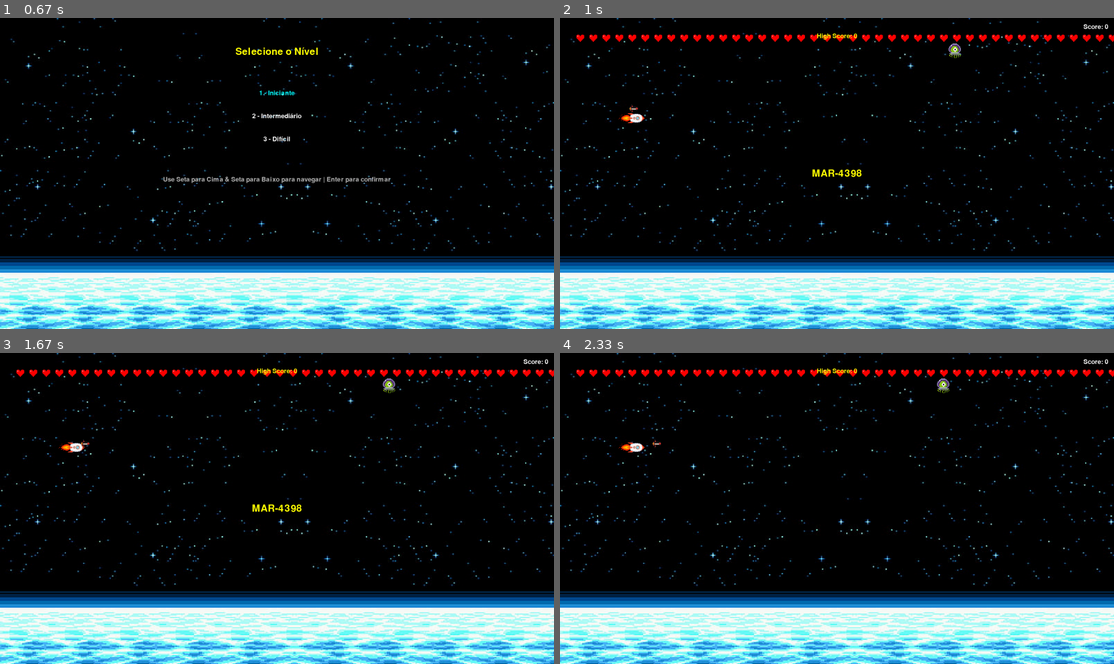
Above: before the commit, frames 1-4 (two rows, left to right).
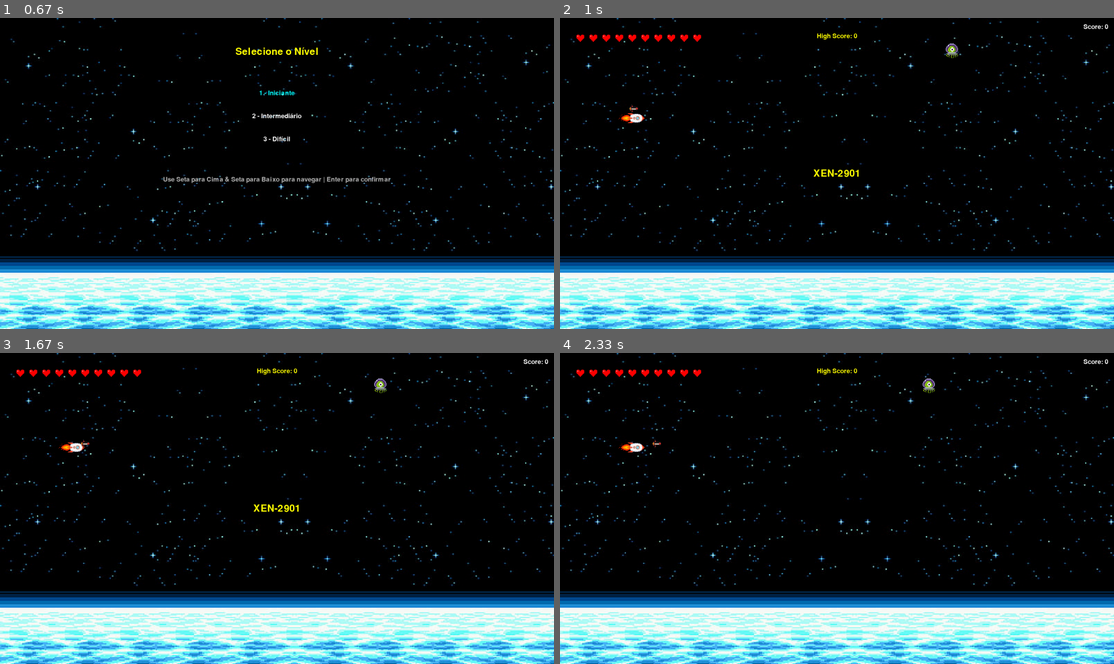
Above: after the commit, the same moments.

Repository: DEVMarlosGomes/Projeto-Pygame-Space
Game: pygame game, started from pygame_aplication-main/main.py
The game is run twice, just before and just after one commit, with the same random seed, the same clock (stepped at 60 frames per second) and the same inputs.
Inputs:
- Up to frame 1 (0.67 s): tap Enter at 0.33 s
- Up to frame 2 (1 s): tap Enter at 0.67 s
- Up to frame 3 (1.67 s): tap Space at 1, 1.4 s; hold Up from 1.33 s (still down)
- Up to frame 4 (2.33 s): tap Space at 1.7, 1.9, 2.23 s; release Up at 1.8 s; hold Down 1.83-2.13 s; hold Up from 2.17 s (still down)

Frame 1 is identical in both runs. In frame 2, 1.1% of the frame differs, in the area x 26-100%, y 5-52%; in frame 3, 1.1%; in frame 4, 1.0%.

Commit message:
ajustes no boss

Diff:
--- a/pygame_aplication-main/main.py
+++ b/pygame_aplication-main/main.py
@@ -56,8 +56,8 @@
 
 # Nomes personalizados das fases
 nomes_fases = {
-    1: "MAR-4398",
-    2: "XEN-2901",
+    1: "XEN-2901",
+    2: "MAR-4398",
     3: "ULR-0991",
     4: "ZET-8892",
     5: "TOR-3922",
@@ -112,8 +112,8 @@
 def respawn():
     return [1350, random.randint(1, 640)]
 
-def respawn_golpe(pos_x, pos_y):
-    return [pos_x, pos_y, False, 2.0]
+def respawn_golpe(pos_x, pos_y, velocidade=2.0):
+    return [pos_x, pos_y, False, velocidade]
 
 def colisions():
     global vidas, pontos
@@ -128,42 +128,38 @@
 def reset_game():
     global pos_inimigo_x, pos_inimigo_y, pos_player_x, pos_player_y
     global pos_x_golpe, pos_y_golpe, triggered, vel_x_golpe
-    global vidas, game_over, pontos, vel_inimigo, mostrar_nivel
+    global vidas, game_over, vel_inimigo, mostrar_nivel
     global ultimo_tiro, tempo_recarga, tempo_nivel
     global boss_vida, boss_apareceu, inimigos_extra
 
     pos_inimigo_x, pos_inimigo_y = respawn()
     pos_player_x, pos_player_y = 200, 300
-    pos_x_golpe, pos_y_golpe, triggered, vel_x_golpe = respawn_golpe(pos_player_x, pos_player_y)
-    vidas = 100
-    pontos = 0
+    vel_tiro = 4.0 if nivel == 6 else 2.0
+    pos_x_golpe, pos_y_golpe, triggered, vel_x_golpe = respawn_golpe(pos_player_x, pos_player_y, vel_tiro)
     game_over = False
     mostrar_nivel = True
     tempo_nivel = pygame.time.get_ticks()
     ultimo_tiro = 0
     tempo_recarga = 400
-
-    boss_vida = 20
+    boss_vida = 5
     boss_apareceu = False
     inimigos_extra = []
 
-    if nivel == 1:
-        vel_inimigo = 0.5
-    elif nivel == 2:
+    if dificuldade == 1:
+        vidas = 10
         vel_inimigo = 1.0
-    elif nivel == 3:
-        vel_inimigo = 0.5
-    elif nivel == 4:
-        vel_inimigo = 0.5
-    elif nivel == 5:
-        vel_inimigo = 0.5
-    elif nivel == 6:
-        vel_inimigo = 1.0
-
+    elif dificuldade == 2:
+        vidas = 7
+        vel_inimigo = 1.2
+    elif dificuldade == 3:
+        vidas = 5
+        vel_inimigo = 1.5
 
 # Início do jogo
 tela_inicio()
-nivel = selecionar_nivel()
+dificuldade = selecionar_nivel()
+nivel = 1
+pontos = 0
 reset_game()
 
 # Variáveis gerais
@@ -182,11 +178,10 @@
 
     if pontos >= nivel * 10 and nivel < 6:
         nivel += 1
-        if nivel < 6:
-            vel_inimigo += 0.3
         vidas = 7
         mostrar_nivel = True
         tempo_nivel = tempo_atual
+        reset_game()
 
     if pontos > recorde:
         recorde = pontos
@@ -211,12 +206,9 @@
 
         if (tecla[pygame.K_UP] or tecla[pygame.K_w]) and pos_player_y > 1:
             pos_player_y -= 1
-            if not triggered:
-                pos_y_golpe -= 1
+
         if (tecla[pygame.K_DOWN] or tecla[pygame.K_s]) and pos_player_y < 665:
             pos_player_y += 1
-            if not triggered:
-                pos_y_golpe += 1
 
         if (tecla[pygame.K_SPACE] or mouse_click[0]) and not triggered and tempo_atual - ultimo_tiro >= tempo_recarga:
             triggered = True
@@ -234,7 +226,6 @@
             if boss_apareceu:
                 boss_vida -= 1
             pos_x_golpe, pos_y_golpe, triggered, vel_x_golpe = respawn_golpe(pos_player_x, pos_player_y)
-
 
         if pos_inimigo_x <= 50 or colisions():
             pos_inimigo_x, pos_inimigo_y = respawn()
@@ -251,7 +242,7 @@
                 pos_x_golpe, pos_y_golpe, triggered, vel_x_golpe = respawn_golpe(pos_player_x, pos_player_y)
 
             barra_total = 300
-            barra_atual = int(barra_total * (boss_vida / 20))
+            barra_atual = int(barra_total * (boss_vida / 5))
             barra_x = x - barra_total - 50
             barra_y = 50
             pygame.draw.rect(screen, (255, 0, 0), (barra_x, barra_y, barra_total, 20))
@@ -263,7 +254,8 @@
                 pygame.display.update()
                 pygame.time.delay(5000)
                 tela_inicio()
-                nivel = selecionar_nivel()
+                dificuldade = selecionar_nivel()
+                nivel = 1
                 reset_game()
 
             if tempo_atual - spawn_timer > spawn_delay:
@@ -295,7 +287,6 @@
         recorde_txt = fonte_pontos.render(f'High Score: {recorde}', True, (255, 255, 0))
         screen.blit(recorde_txt, ((x - recorde_txt.get_width()) // 2, pontos_txt.get_height() + 30))
 
-        # Mostrar nome da fase no centro da tela
         if mostrar_nivel:
             if tempo_atual - tempo_nivel < 2000:
                 nome_fase = nomes_fases.get(nivel, f"FASE {nivel}")
@@ -312,7 +303,8 @@
         tecla = pygame.key.get_pressed()
         if tecla[pygame.K_r]:
             tela_inicio()
-            nivel = selecionar_nivel()
+            dificuldade = selecionar_nivel()
+            nivel = 1
             reset_game()
 
     pygame.display.update()
